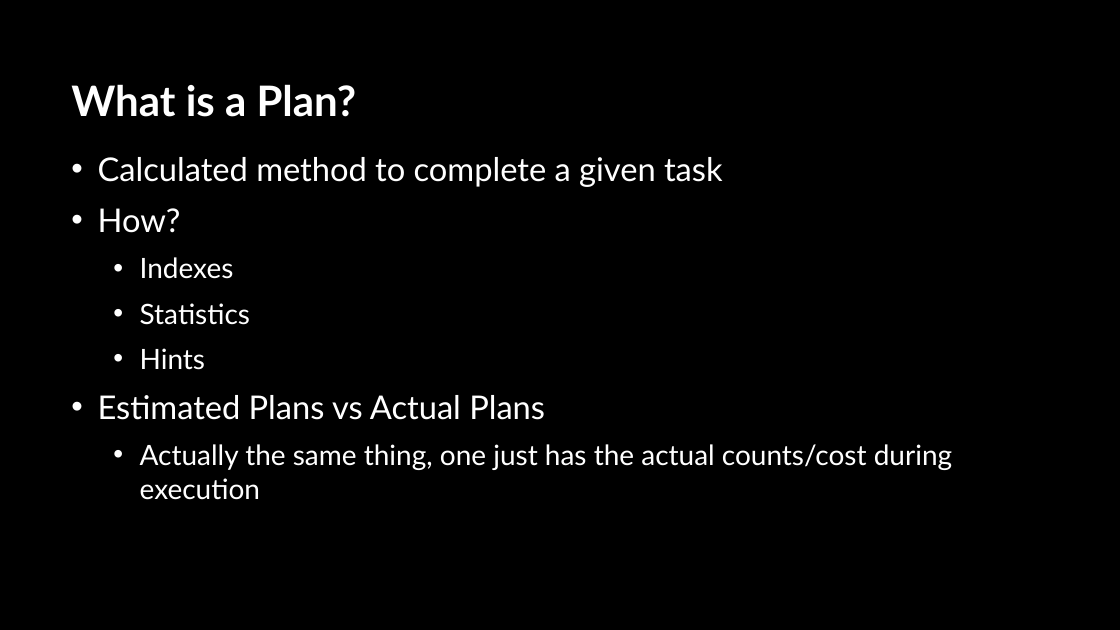
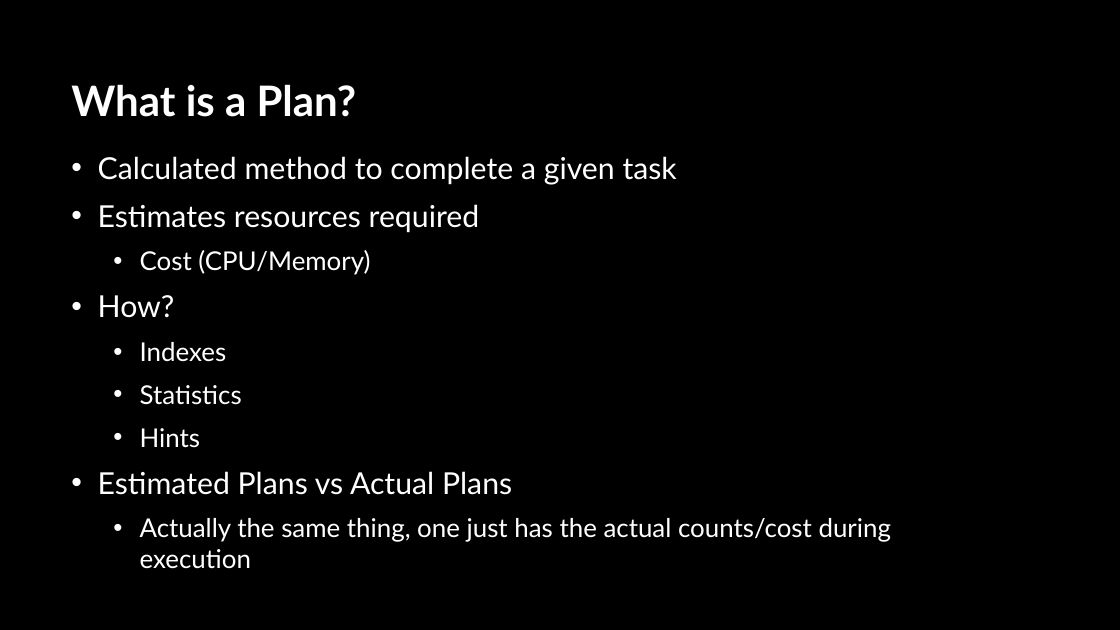
Before and after one commit to sabinio/SQLTraining, a slide deck: slide 7 of Slides/3. Query Execution.pptx. Drawn at 1120x630 pixels with LibreOffice and Linux fonts; fonts in the diff are those of the drawing; background and template pictures are left out. Boxes give left, top, right and bottom in pixels: in the first picture for what was removed or moved away, otherwise in the second. Text is boxed around its words. In the diff, an @@ line names an element or a change of style, - is before the commit and + after.

Commit message:
slides minor corrections to memory grants

```diff
--- a/Slides/3. Query Execution.pptx
+++ b/Slides/3. Query Execution.pptx
@@ text at bbox=[98, 156, 891, 542]: size 28 to 25.9 pt in "Calculated method to complete a given task", "How?", "Estimated Plans vs Actual Plans"; size 24 to 22.2 pt in "Indexes", "Statistics", "Hints", "Actually the same thing, one just has ..." @@
@@ text at bbox=[98, 204, 480, 275]: paragraphs added @@
+• Estimates resources required
+  • Cost (CPU/Memory)
```
Also in this commit, not shown: 3 other slides changed.
